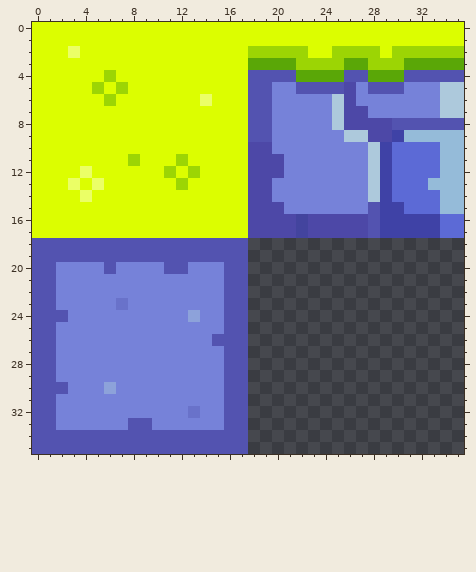
Pixel-art sprite: hexworld/stone.png. This is how it looked before the edit.
The file is 36x36 pixels. Colours within 5 levels of each other are drawn and written as one.
Now the later version:
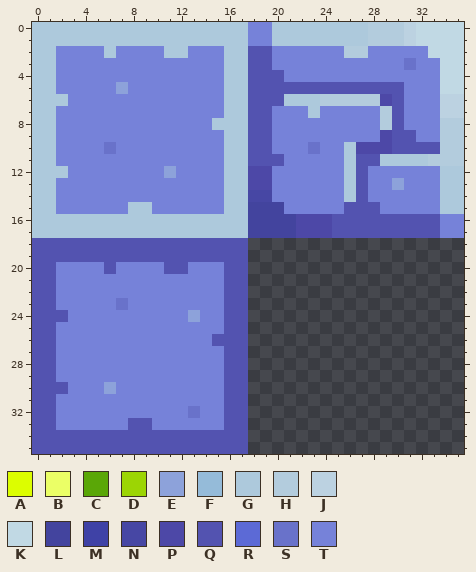
Palette (. is transparent): A #dcfe00  B #ebff66  C #5aa707  D #9cd504  E #8da2da  F #95bbd9  G #adc9dc  H #b3ccdd  J #bcd2e1  K #c1d9e4  L #43449e  M #3f42a6  N #4747a4  P #4d48a7  Q #5353b0  R #5c6ad6  S #6972ca  T #7682d9
The edit:
Changed rows in their new state; - is an unchanged pixel.
first column x 0:
 0 GGGGGGGGGGGGGGGGGGTTGGGGGGGGHHHJKKKK
 1 GGGGGGGGGGGGGGGGGGTTGGGGGGGGHHHJKKKK
 2 GGTTTTGTTTTGGTTTGGQQTTTTTTHHTTTTTKKK
 3 GGTTTTTTTTTTTTTTGGQQTTTTTTTTTTTSTTKK
 4 GGTTTTTTTTTTTTTTGG---TTTTTTTTTTTTTKK
 5 GGTTTTTETTTTTTTTGG--QQ----QQ------KK
 6 GGGTTTTTTTTTTTTTGG--QGGGHHHHHPQ---JJ
 7 GGTTTTTTTTTTTTTTGG-----G-TTT-HQ---JJ
 8 GGTTTTTTTTTTTTTGGG-------TTTTH-TTTHH
 9 GGTTTTTTTTTTTTTTGG--------TTT-QQTTHH
10 GGTTTTSTTTTTTTTTGGQQ---S--GPPPQQQQHH
11 GGTTTTTTTTTTTTTTGGQQQ-----GQQGGGGHHH
12 GGGTTTTTTTTETTTTGG--T-----GQTTTTTTGG
13 GGTTTTTTTTTTTTTTGG--------GQTTETTTGG
14 GGTTTTTTTTTTTTTTGGNN------GQTTTTTTGG
15 GGTTTTTTGGTTTTTTGGLLL-----QQ-TTTTTGG
16 GGGGGGGGGGGGGGGGGGLLLLP--QQQ-QQQQQTT
17 GGGGGGGGGGGGGGGGGGLLLLP--QQQ-QQQQQTT
Changed places in both pictures, as pixel boxes (x1, y1, x2, y2):
changed: (32, 22, 464, 238)
